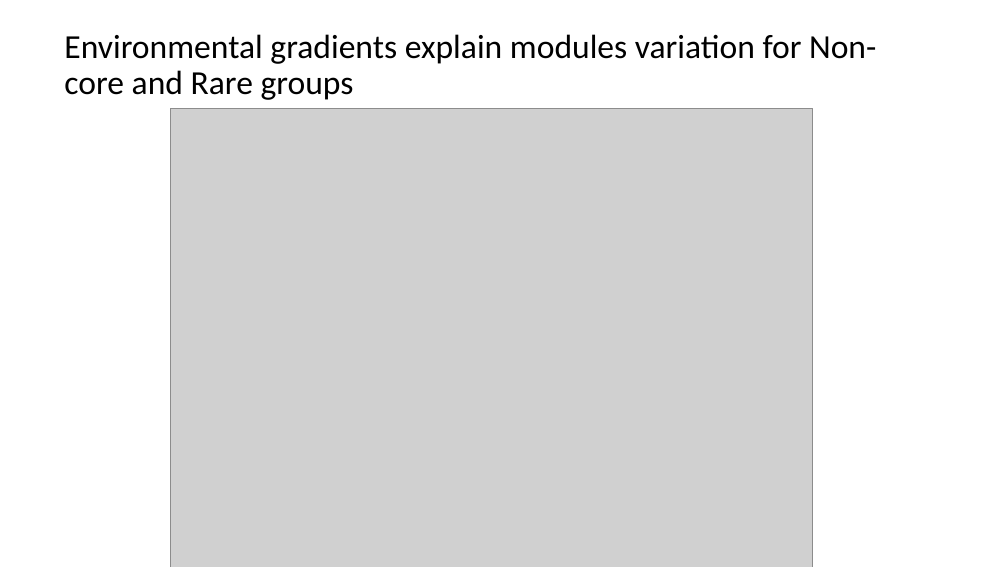
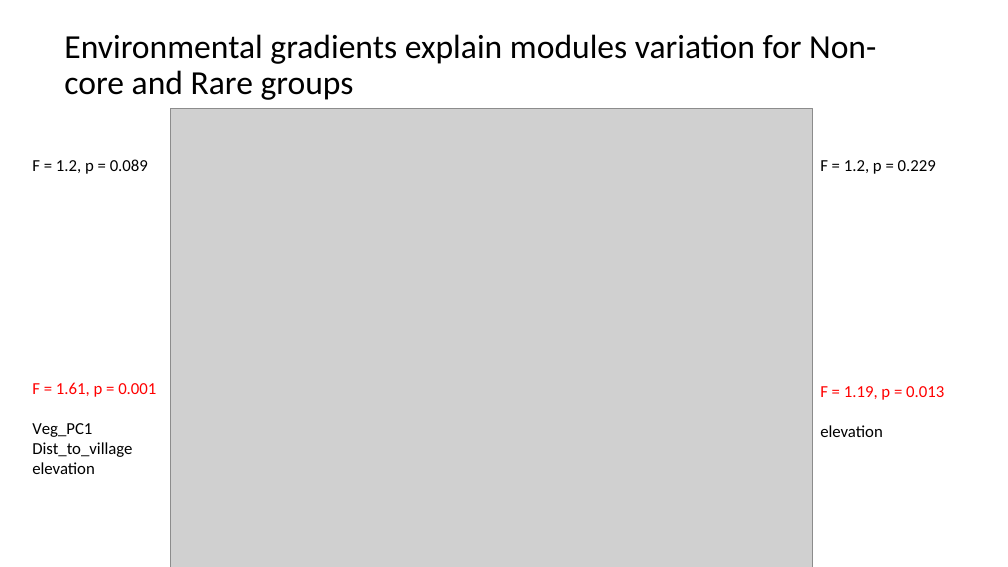
Before and after one commit to Ecological-Complexity-Lab/Microbiome_Structure_Madagascar, a slide deck: slide 24 of presentations/manuscript story.pptx. Drawn at 1008x567 pixels with LibreOffice and Linux fonts; fonts in the diff are those of the drawing; grey boxes stand for pictures. Boxes give left, top, right and bottom in pixels: in the first picture for what was removed or moved away, otherwise in the second. Text is boxed around its words. In the diff, an @@ line names an element or a change of style, - is before the commit and + after.

```diff
--- a/presentations/manuscript story.pptx
+++ b/presentations/manuscript story.pptx
@@ text added at [32,159,148,174], 16 pt, text #000000 @@
+F = 1.2, p = 0.089
@@ text added at [820,160,936,174], 16 pt, text #000000 @@
+F = 1.2, p = 0.229
@@ text added at [32,382,156,474], 16 pt, text #000000 @@
+F = 1.61, p = 0.001
+Veg_PC1
+Dist_to_village
+elevation
@@ text added at [820,386,944,437], 16 pt, text #FF0000 @@
+F = 1.19, p = 0.013
+elevation
```
Also in this commit, not shown: 9 other slides changed, 3 slides added, 3 slides removed.
